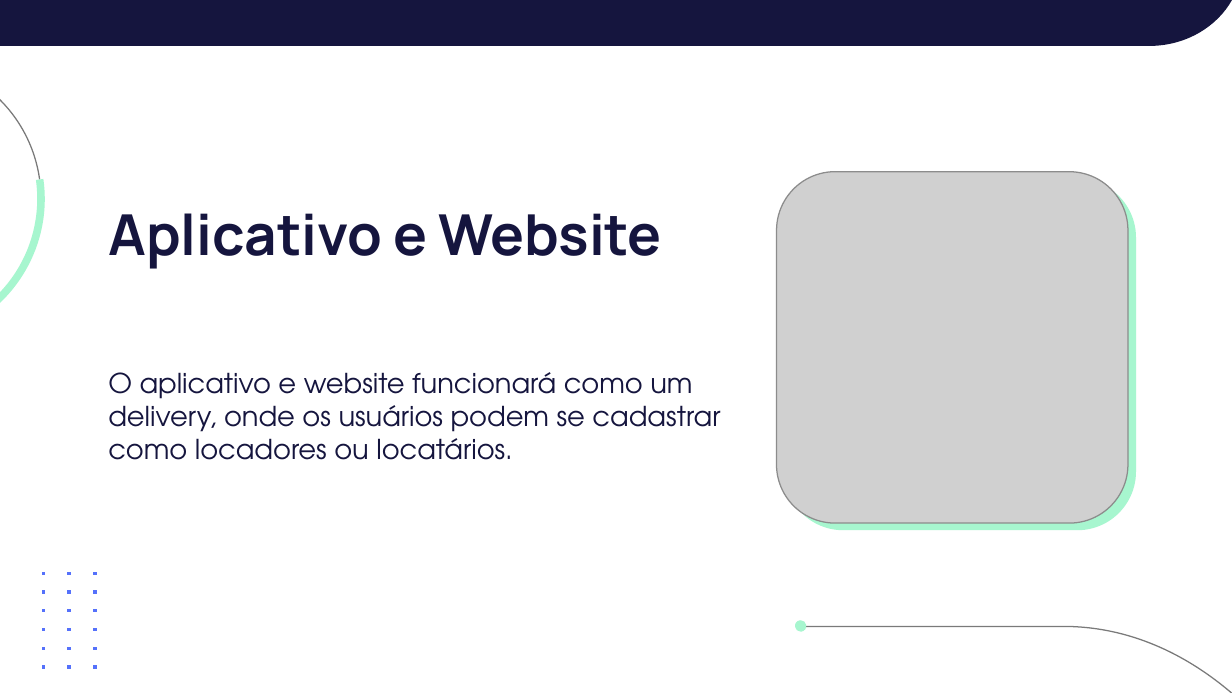
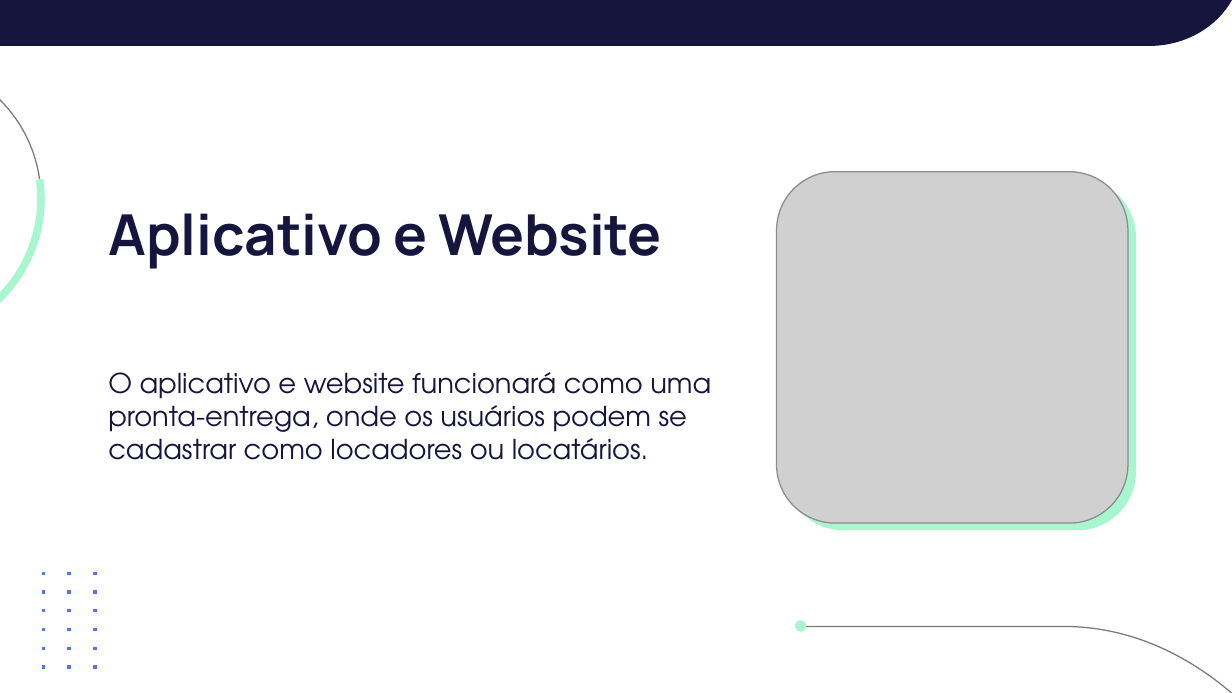
Before and after one commit to kodkid/AlugueAqui, a slide deck: slide 5 of docs/documentos/Plano de negocio.pptx. Drawn at 1232x693 pixels with LibreOffice and Linux fonts; fonts in the diff are those of the drawing; grey boxes stand for pictures. Boxes give left, top, right and bottom in pixels: in the first picture for what was removed or moved away, otherwise in the second. Text is boxed around its words. In the diff, an @@ line names an element or a change of style, - is before the commit and + after.

```diff
--- a/docs/documentos/Plano de negocio.pptx
+++ b/docs/documentos/Plano de negocio.pptx
@@ subtitle at box(108, 372, 711, 460): text changed @@
-O aplicativo e website funcionará como um delivery, onde os usuários podem se cadastrar como locadores ou locatários.
+O aplicativo e website funcionará como uma pronta-entrega, onde os usuários podem se cadastrar como locadores ou locatários.
```
Also in this commit, not shown: 1 other slide changed, 4 other files.
